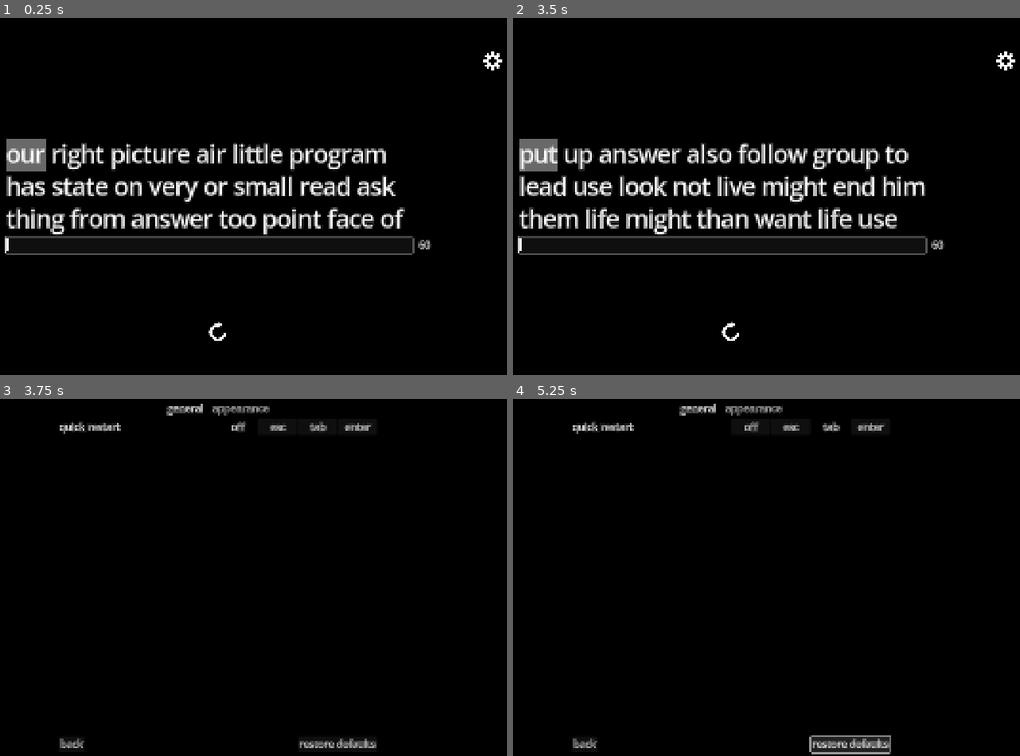
Above: before the commit, frames 1-4 (two rows, left to right).
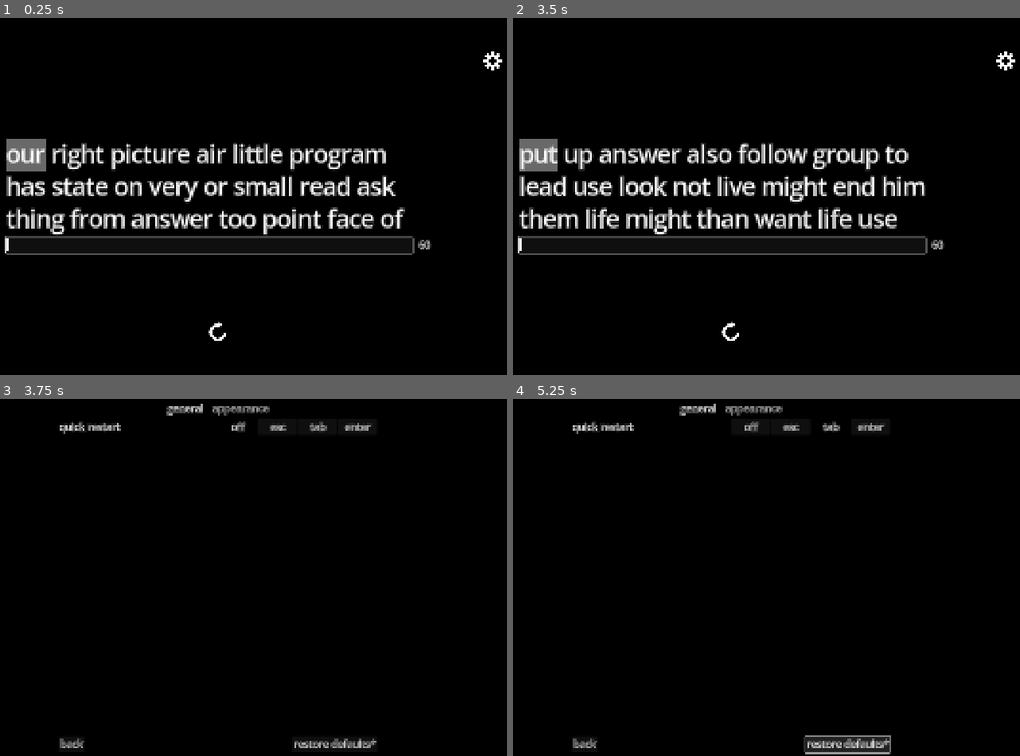
Above: after the commit, the same moments.

Repository: elensiel/typin-
Game: Godot game, scene res://scenes/main.tscn
Same seed, same stepped clock (60 frames per second), same inputs: the game is played once before the commit and once after it.
Inputs (mouse positions are in pixels of both pictures, inside the frame that each line leads up to):
- Up to frame 1 (0.25 s): no input
- Up to frame 2 (3.5 s): click (720, 246) at 0.52 s; type "12" at 0.6 s; click (731, 332) at 1.25 s; click (731, 332) at 2 s; click (731, 332) at 2.75 s
- Up to frame 3 (3.75 s): click (491, 441) at 3.5 s
- Up to frame 4 (5.25 s): click "tab" at 4.25 s; click "restore defaults" (after the commit: "restore defaults*") at 5 s

Frames 1-2 are identical in both runs. In frame 3, 0.3% of the frame differs, in the area x 58-75%, y 95-98%; in frame 4, 0.3%, in the area x 57-75%, y 94-100%.

Commit message:
MINOR fixing and trimming

Diff:
--- a/globals/SettingsManager/settings_manager.gd
+++ b/globals/SettingsManager/settings_manager.gd
@@ -2,19 +2,16 @@
 
 var loader := SettingsLoader.new()
 var saver := SettingsSaver.new()
+var _file_path := _get_directory() + "/settings_data.cfg"
 
 const DEFAULTS: Dictionary[String, Dictionary] = {
 	"general" : {
 		"shortcut_enabled" : false,
-		"shortcut_key" : &"",
+		"shortcut_key" : &"tab",
 	},
 }
 
-var current_settings: Dictionary[String, Dictionary]
-var _file_path := _get_directory() + "/settings_data.cfg"
-
-func _init() -> void:
-	current_settings = loader.load_data(_file_path)
+var current_settings: Dictionary[String, Dictionary] = loader.load_data(_file_path)
 
 func _get_directory() -> String:
 	var directory := OS.get_user_data_dir() + "/data"
--- a/scenes/menu/settings/settings.tscn
+++ b/scenes/menu/settings/settings.tscn
@@ -19,6 +19,7 @@
 anchor_bottom = 1.0
 grow_horizontal = 2
 grow_vertical = 2
+mouse_behavior_recursive = 1
 theme = ExtResource("1_116kb")
 script = ExtResource("2_63e34")
 
@@ -36,6 +37,7 @@
 
 [node name="TabContainer" type="TabContainer" parent="MarginContainer"]
 layout_mode = 2
+mouse_behavior_recursive = 2
 tab_alignment = 1
 current_tab = 0
 
@@ -67,12 +69,16 @@
 [node name="Back" type="Button" parent="MarginContainer/HBoxContainer"]
 layout_mode = 2
 size_flags_horizontal = 2
+mouse_behavior_recursive = 2
+mouse_default_cursor_shape = 2
 text = "back"
 script = SubResource("GDScript_63e34")
 
 [node name="Restore" type="Button" parent="MarginContainer/HBoxContainer"]
 layout_mode = 2
 size_flags_horizontal = 10
-text = "restore defaults"
+mouse_behavior_recursive = 2
+mouse_default_cursor_shape = 2
+text = "restore defaults*"
 
 [connection signal="pressed" from="MarginContainer/HBoxContainer/Back" to="MarginContainer/HBoxContainer/Back" method="_on_pressed"]
